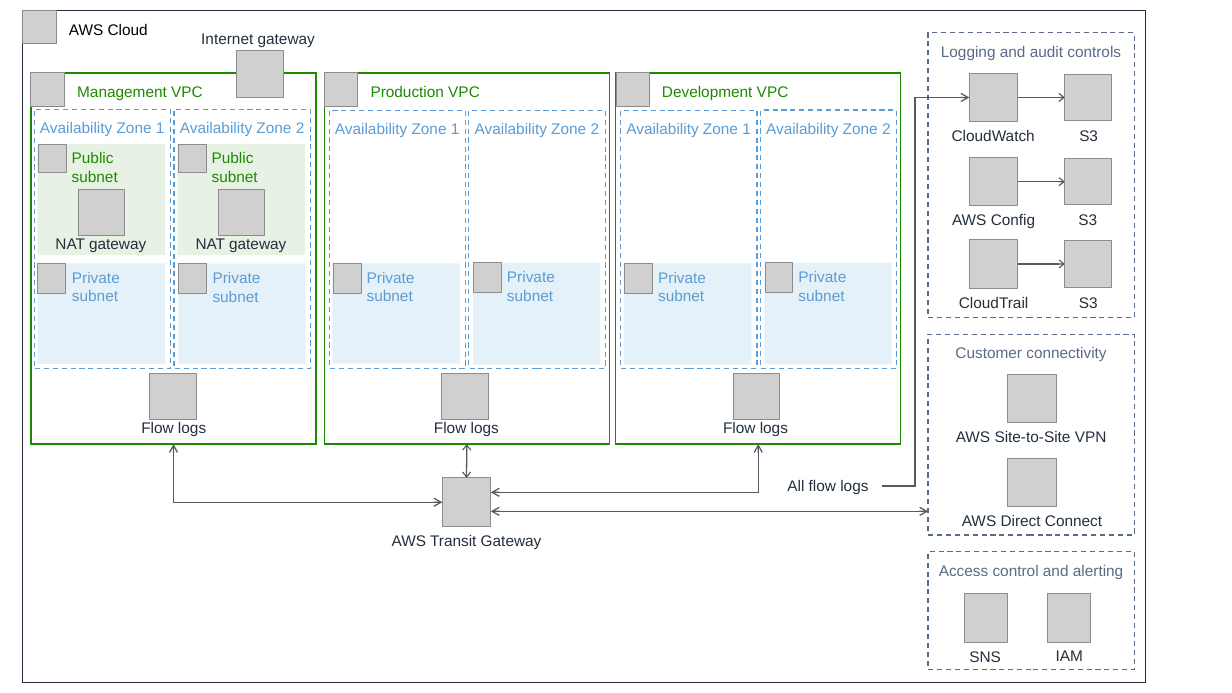
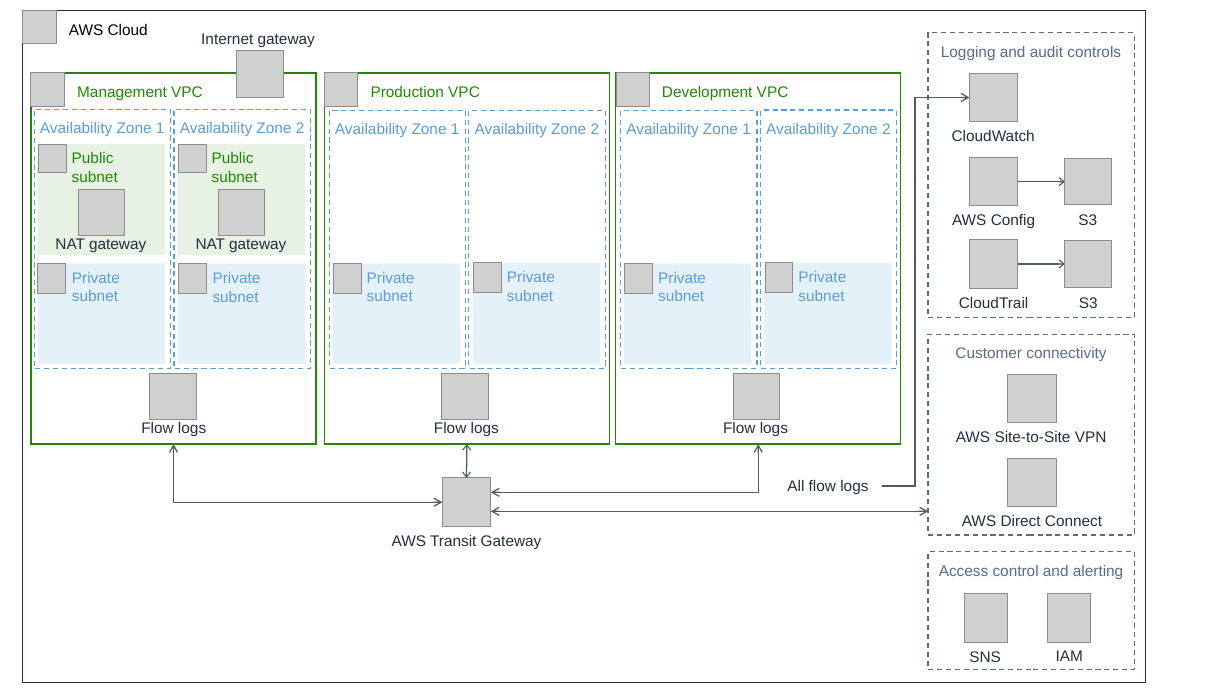
Before and after one commit to yudho/quickstart-compliance-hipaa, a slide deck: slide 1 of docs/images/quickstart-compliance-hipaa-architecture.pptx. Drawn at 1232x693 pixels with LibreOffice and Linux fonts; fonts in the diff are those of the drawing; grey boxes stand for pictures. Boxes give left, top, right and bottom in pixels: in the first picture for what was removed or moved away, otherwise in the second. Text is boxed around its words. In the diff, an @@ line names an element or a change of style, - is before the commit and + after.

```diff
--- a/docs/images/quickstart-compliance-hipaa-architecture.pptx
+++ b/docs/images/quickstart-compliance-hipaa-architecture.pptx
@@ picture removed at <box>1066,75,1112,121</box> @@
@@ arrow removed from (1019, 98) to (1066, 98) @@
@@ text removed at <box>1079,130,1098,141</box> @@
-S3
```
Also in this commit, not shown: 2 other files.
